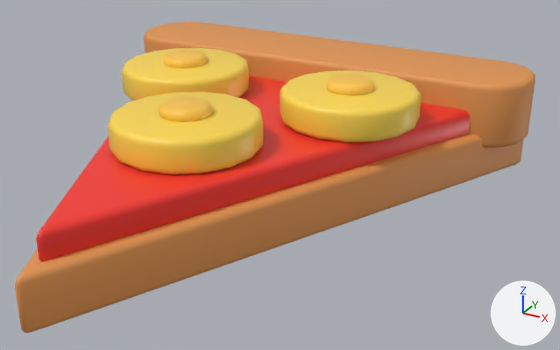
What one commit did to the FBX model Art/PR3D/Exports/Pizza/PR3D_PizzaSlice_Shared.fbx.
Rendered twice from a 50 mm lens placed at (1.156, -1.827, 0.994), pointed at (0.162, -0.02, 0.091). Every picture has the same lights, and +X, +Y and +Z are marked at lower right. The picture after the commit comes second.

Script lines for the objects in view, before the commit:
```python
mat_pr3d_mat_crust = principled_material('PR3D_MAT_Crust')
mat_pr3d_mat_crust.base_color = (0.76, 0.3, 0.08)  # orange #e29550
mat_pr3d_mat_crust.roughness = 0.58
me_pr3d_pizzaslice_sharedmesh_001 = bpy.data.meshes.new('PR3D_PizzaSlice_SharedMesh.001')
me_pr3d_pizzaslice_sharedmesh_001.from_pydata(...)  # 1248 vertices, 1179 faces; spans x -0.73..0.73, y -0.87..0.74, z 0.0..0.35
# faces by material slot: [216, 74, 342, 547]
me_pr3d_pizzaslice_sharedmesh_001.materials.append(mat_pr3d_mat_crust)  # orange #e29550
me_pr3d_pizzaslice_sharedmesh_001.materials.append(mat_pr3d_mat_red_tomato)  # red #f6352c
me_pr3d_pizzaslice_sharedmesh_001.materials.append(mat_pr3d_mat_red_tomato_garnish)  # yellow #ffda50
me_pr3d_pizzaslice_sharedmesh_001.materials.append(mat_pr3d_mat_cheese)  # orange #ffc84b
ob_pr3d_pizzaslice_shared = bpy.data.objects.new('PR3D_PizzaSlice_Shared', me_pr3d_pizzaslice_sharedmesh_001)
ob_pr3d_pizzaslice_shared.location = (0.0, 0.0, 0.0)
```
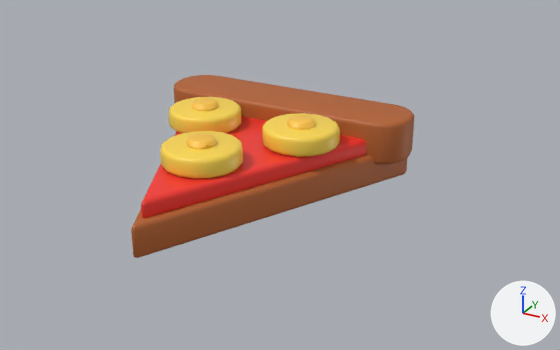
Boxes (x1, y1, x2, y2) around the edits, measured in the pictures (560 x 350 px; the box of a moved part takes in the faces that stretch with it):
'PR3D_PizzaSlice_Shared', recoloured, reshaped (46% narrower, 41% shorter): before (14, 22, 535, 333); after (131, 75, 414, 258)
part 1 of me_pr3d_pizzaslice_sharedmesh_001, moved or reshaped: before (14, 134, 524, 333); after (131, 155, 408, 258)
part 2 of me_pr3d_pizzaslice_sharedmesh_001, moved or reshaped: before (36, 76, 470, 261); after (141, 116, 366, 218)
part 3 of me_pr3d_pizzaslice_sharedmesh_001, moved or reshaped: before (144, 22, 535, 148); after (174, 75, 414, 164)
part 4 of me_pr3d_pizzaslice_sharedmesh_001, moved or reshaped: before (122, 48, 249, 101); after (169, 97, 241, 133)
part 5 of me_pr3d_pizzaslice_sharedmesh_001, moved or reshaped: before (108, 92, 263, 175); after (262, 113, 340, 157)
part 6 of me_pr3d_pizzaslice_sharedmesh_001, moved or reshaped: before (280, 70, 421, 142); after (160, 131, 243, 179)
part 7 of me_pr3d_pizzaslice_sharedmesh_001, added: after (187, 133, 217, 149)
part 8 of me_pr3d_pizzaslice_sharedmesh_001, added: after (191, 98, 218, 111)
part 9 of me_pr3d_pizzaslice_sharedmesh_001, added: after (287, 115, 316, 130)
part 10 of me_pr3d_pizzaslice_sharedmesh_001, deleted (orange): before (164, 50, 208, 68)
part 11 of me_pr3d_pizzaslice_sharedmesh_001, deleted (orange): before (326, 74, 375, 96)
part 12 of me_pr3d_pizzaslice_sharedmesh_001, deleted (orange): before (158, 97, 214, 122)

The change in detail:
Material 'PR3D_MAT_Crust' (mat_pr3d_mat_crust) changes colour from orange #e29550 to orange #b5612c; in linear values from (0.76, 0.3, 0.08) to (0.46, 0.12, 0.025).
me_pr3d_pizzaslice_sharedmesh_001 is used by ob_pr3d_pizzaslice_shared; location (0.0, 0.0, 0.0).
me_pr3d_pizzaslice_sharedmesh_001 had 1248 vertices, 1179 faces and spanned x -0.73..0.73, y -0.87..0.74, z 0.0..0.35.
me_pr3d_pizzaslice_sharedmesh_001 now has 1002 vertices, 914 faces and spans x -0.43..0.43, y -0.49..0.43, z 0.0..0.23.
me_pr3d_pizzaslice_sharedmesh_001 part 1: the loose piece of 72 vertices spanning x -0.71..0.71, y -0.87..0.62, z 0.0..0.15 is scaled about the mesh origin by (0.58, 0.57, 0.656).
me_pr3d_pizzaslice_sharedmesh_001 part 2: the loose piece of 72 vertices spanning x -0.64..0.64, y -0.8..0.55, z 0.14..0.22 is scaled about the mesh origin by (0.577, 0.566, 0.648).
me_pr3d_pizzaslice_sharedmesh_001 part 3: the loose piece of 160 vertices spanning x -0.73..0.73, y 0.41..0.74, z 0.1..0.31 is scaled about its middle by (0.584, 0.657, 0.652), then moved by (0.0, -0.25, -0.07).
me_pr3d_pizzaslice_sharedmesh_001 part 4: the loose piece of 128 vertices spanning x -0.5..-0.09, y -0.04..0.38, z 0.22..0.32 is scaled about its middle by (0.554, 0.554, 0.615), then moved by (0.12, -0.08, -0.09).
me_pr3d_pizzaslice_sharedmesh_001 part 5: the loose piece of 128 vertices spanning x -0.2..0.2, y -0.44..-0.04, z 0.22..0.32 is scaled about its middle by (0.554, 0.554, 0.615), then moved by (0.17, 0.33, -0.09).
me_pr3d_pizzaslice_sharedmesh_001 part 6: the loose piece of 128 vertices spanning x 0.09..0.5, y -0.04..0.38, z 0.22..0.32 is scaled about its middle by (0.554, 0.554, 0.615), then moved by (-0.29, -0.34, -0.09).
me_pr3d_pizzaslice_sharedmesh_001 part 7: a new loose piece of 146 vertices spanning x -0.04..0.04, y -0.22..-0.13, z 0.2..0.23, in mat_pr3d_mat_cheese (orange #ffc84b).
me_pr3d_pizzaslice_sharedmesh_001 part 8: a new loose piece of 84 vertices spanning x -0.21..-0.13, y 0.05..0.14, z 0.2..0.23, in mat_pr3d_mat_cheese (orange #ffc84b).
me_pr3d_pizzaslice_sharedmesh_001 part 9: a new loose piece of 84 vertices spanning x 0.13..0.21, y 0.05..0.14, z 0.2..0.23, in mat_pr3d_mat_cheese (orange #ffc84b).
me_pr3d_pizzaslice_sharedmesh_001 part 10: the loose piece of 192 vertices spanning x -0.36..-0.22, y 0.1..0.24, z 0.31..0.35 is deleted.
me_pr3d_pizzaslice_sharedmesh_001 part 11: the loose piece of 192 vertices spanning x 0.22..0.36, y 0.1..0.24, z 0.31..0.35 is deleted.
me_pr3d_pizzaslice_sharedmesh_001 part 12: the loose piece of 176 vertices spanning x -0.07..0.07, y -0.31..-0.17, z 0.31..0.35 is deleted.
